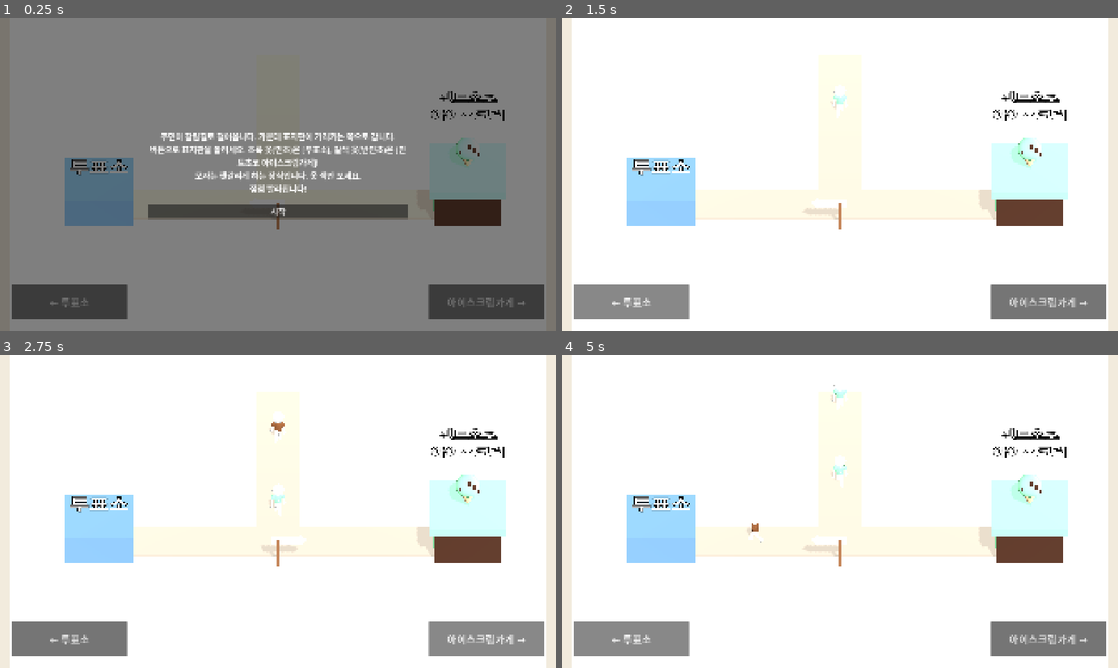
Above: before the commit, frames 1-4 (two rows, left to right).
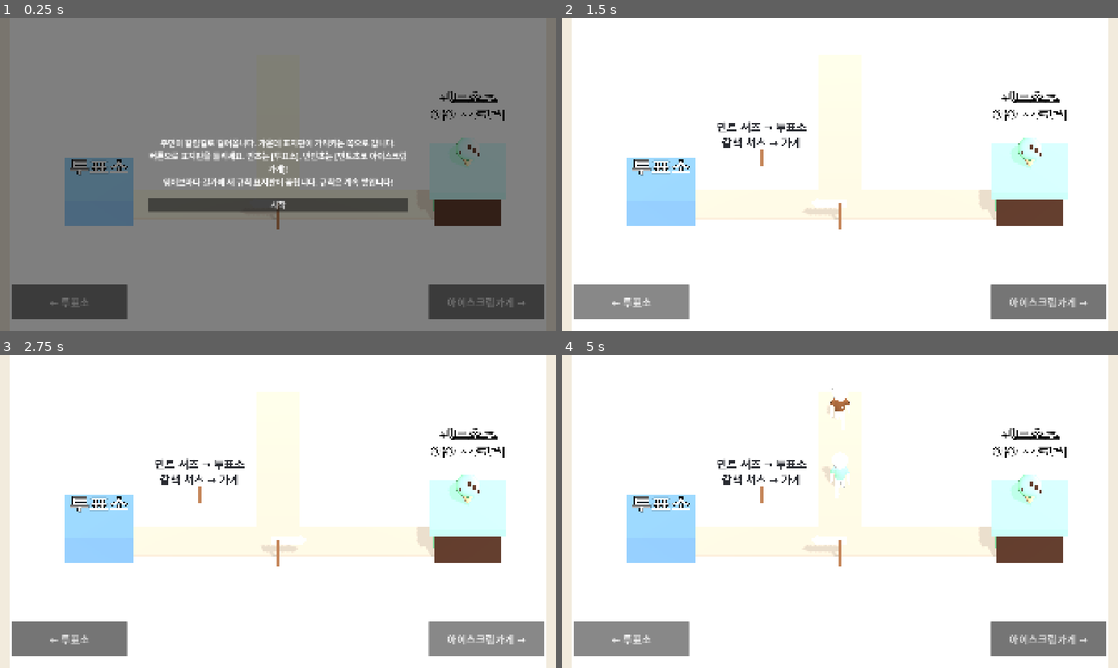
Above: after the commit, the same moments.

Repository: hahaha13791/mincho-game
Game: Godot game, scene res://minigames/mad_rat/mad_rat.tscn
Two runs of this game, one before a commit and one after it. Both use one fixed random seed, a clock stepped at 60 frames per second and the inputs below. This scene is started directly instead of the project's main scene.
Inputs:
- Up to frame 1 (0.25 s): no input
- Up to frame 2 (1.5 s): click "시작" at 0.5 s; click "← 투표소" at 1.25 s
- Up to frame 3 (2.75 s): click "아이스크림가게 →" at 2 s
- Up to frame 4 (5 s): click "← 투표소" at 2.75 s; click "아이스크림가게 →" at 3.5 s; click "← 투표소" at 4.25 s

The runs differ from the first frame. In frame 1, 5.7% of the frame differs, in the area x 26-74%, y 36-64%; in frame 2, 0.5%; in frame 3, 0.5%; in frame 4, 0.8%.

Commit message:
feat(minigames/mad_rat): 웨이브식으로 바꾸고 웨이브마다 규칙 표지판이 꽂힘
- 4웨이브(5·6·7·8명), 웨이브마다 세로길 옆에 새 규칙 표지판이 떨어져 꽂히고 규칙이 쌓임
- 변칙: 반대 색 모자(무시), 코트(완장 색이 정체), 선글라스(셔츠 색 반대). 주민 한 명에 하나
- 완장·선글라스가 보이도록 주민 1.4배

Co-Authored-By: Claude Opus 5.5 <noreply@anthropic.com>

Diff:
--- a/minigames/mad_rat/mad_rat.gd
+++ b/minigames/mad_rat/mad_rat.gd
@@ -1,6 +1,7 @@
 extends Node3D
 ## 미친 쥐(id: mad_rat). 갈림길로 걸어오는 주민은 가운데 표지판이 가리키는 쪽으로 간다.
-## 버튼은 표지판만 돌린다. 민초(초록 옷)는 왼쪽 투표소, 반민초(갈색 옷)는 오른쪽 민트초코 아이스크림가게. 모자는 무시한다.
+## 버튼은 표지판만 돌린다. 민초는 왼쪽 투표소, 반민초는 오른쪽 민트초코 아이스크림가게.
+## 웨이브식: 웨이브가 시작될 때마다 세로길 옆에 새 규칙 표지판이 꽂히고, 규칙은 쌓인다(MadRatRules.Twist).
 
 enum State { TUTORIAL, PLAYING, ENDED }
 
@@ -12,14 +13,25 @@
 const EXIT_X: float = 6.5
 const SIGN_POS: Vector3 = Vector3(0.0, 0.0, 1.6) # 갈림길 바로 앞(카메라 쪽). 주민 길을 막지 않는다
 const SHOP_WAIT: float = 0.7 # 가게 앞에서 멈칫하는 시간
-const TUTORIAL_TEXT: String = "주민이 갈림길로 걸어옵니다. 가운데 표지판이 가리키는 쪽으로 갑니다.\n버튼으로 표지판을 돌리세요. 초록 옷(민초)은 [투표소], 갈색 옷(반민초)은 [민트초코 아이스크림가게]!\n모자는 헷갈리게 하는 장식입니다. 옷 색만 보세요.\n점점 빨라집니다!"
+const TUTORIAL_TEXT: String = "주민이 갈림길로 걸어옵니다. 가운데 표지판이 가리키는 쪽으로 갑니다.\n버튼으로 표지판을 돌리세요. 민초는 [투표소], 반민초는 [민트초코 아이스크림가게]!\n웨이브마다 길가에 새 규칙 표지판이 꽂힙니다. 규칙은 계속 쌓입니다!"
+# 웨이브 순서대로 꽂히는 규칙 표지판 [문구, 자리]. 세로길 양옆 빈 땅에 앞 왼쪽 → 앞 오른쪽 → 뒤 왼쪽 → 뒤 오른쪽
+const RULE_SIGNS: Array = [
+	["민트 셔츠 → 투표소\n갈색 셔츠 → 가게", Vector3(-3.5, 0.0, -2.6)],
+	["모자는 무시!", Vector3(3.5, 0.0, -2.6)],
+	["코트를 입었으면\n완장 색을 봐라", Vector3(-3.5, 0.0, -6.6)],
+	["선글라스 = 변장\n셔츠 색 반대로!", Vector3(3.5, 0.0, -6.6)],
+]
 
 @export var id: StringName = &"mad_rat"
 
 var _state: State = State.TUTORIAL
+var _wave: int = -1
+var _wave_left: int = 0 # 이번 웨이브에서 아직 안 나온 주민 수
 var _spawned: int = 0
+var _total: int = 0
 var _wrong: int = 0
 var _next_spawn: float = 0.0
+var _sfx: AudioStreamPlayer
 var _queue: Array[Villager] = [] # 갈림길에 가까운 주민이 앞(0번)
 var _sign_dir: MadRatRules.Dir = MadRatRules.Dir.LEFT
 var _sign_arrow: Node3D
@@ -34,6 +46,10 @@
 	$Sun.rotation_degrees = Vector3(-50.0, 20.0, 0.0)
 	_camera.look_at_from_position(Vector3(0.0, 9.0, 8.0), Vector3(0.0, 0.0, -2.0))
 	_build_visuals()
+	_sfx = AudioStreamPlayer.new()
+	add_child(_sfx)
+	for n in CONFIG.wave_counts:
+		_total += n
 	$HUD/LeftButton.pressed.connect(_turn_sign.bind(MadRatRules.Dir.LEFT))
 	$HUD/RightButton.pressed.connect(_turn_sign.bind(MadRatRules.Dir.RIGHT))
 	Tutorial.open(self, TUTORIAL_TEXT, _start)
@@ -42,33 +58,51 @@
 func _process(delta: float) -> void:
 	if _state != State.PLAYING:
 		return
-	var p: float = float(_spawned) / CONFIG.villager_count
-	if _spawned < CONFIG.villager_count:
+	if _wave_left > 0:
 		_next_spawn -= delta
 		if _next_spawn <= 0.0:
-			_spawn(p)
-			_next_spawn = lerpf(CONFIG.gap_start, CONFIG.gap_end, p)
-	var step: float = lerpf(CONFIG.speed_start, CONFIG.speed_end, p) * delta
+			_spawn()
+			_next_spawn = CONFIG.wave_gap[_wave]
+	var step: float = CONFIG.wave_speed[_wave] * delta
 	for v in _queue:
 		v.position.z += step
 	if not _queue.is_empty() and _queue[0].position.z >= JUNCTION_Z:
 		_send(_queue.pop_front())
-	if _spawned >= CONFIG.villager_count and _queue.is_empty() and _villagers.get_child_count() == 0:
-		_finish() # 마지막 주민이 가게로 끌려 들어가는 것까지 보고 끝낸다
+	if _wave_left == 0 and _queue.is_empty() and _villagers.get_child_count() == 0:
+		# 이번 웨이브 마지막 주민이 가게로 끌려 들어가는 것까지 보고 넘어간다
+		if _wave + 1 < CONFIG.wave_counts.size():
+			_begin_wave(_wave + 1)
+		else:
+			_finish()
 
 
 func _start() -> void:
 	_state = State.PLAYING
+	_begin_wave(0)
+
+
+func _begin_wave(w: int) -> void:
+	_wave = w
+	_wave_left = CONFIG.wave_counts[w]
+	_next_spawn = CONFIG.wave_pause
+	_hint.text = "새 규칙!" if w > 0 else ""
+	_plant_sign(w)
 	_refresh()
 
 
-func _spawn(p: float) -> void:
+func _spawn() -> void:
 	var v: Villager = VILLAGER.instantiate()
 	_villagers.add_child(v)
 	v.position = Vector3(0.0, 0.0, SPAWN_Z)
-	v.setup(randf() < CONFIG.mincho_ratio, randf() < lerpf(CONFIG.decoy_start, CONFIG.decoy_end, p))
+	var twist: MadRatRules.Twist = MadRatRules.Twist.NONE
+	var unlocked: Array[MadRatRules.Twist] = MadRatRules.unlocked_twists(_wave)
+	if not unlocked.is_empty() and randf() < CONFIG.twist_ratio:
+		twist = unlocked.pick_random()
+	v.setup(randf() < CONFIG.mincho_ratio, twist)
 	_queue.append(v)
+	_wave_left -= 1
 	_spawned += 1
+	_hint.text = ""
 	_refresh()
 
 
@@ -120,7 +154,7 @@
 
 
 func _refresh() -> void:
-	$HUD/ProgressLabel.text = "%d / %d명  실수 %d" % [_spawned, CONFIG.villager_count, _wrong]
+	$HUD/ProgressLabel.text = "웨이브 %d / %d   %d / %d명  실수 %d" % [_wave + 1, CONFIG.wave_counts.size(), _spawned, _total, _wrong]
 
 
 # --- 화면 ---
@@ -216,6 +250,39 @@
 	shop_label.position = Vector3(shop_x, 4.6, JUNCTION_Z - 1.5) # 콘 뒤쪽 위. 위에서 보는 카메라라 콘과 겹치지 않게
 	add_child(shop_label)
 
+	_build_turn_sign()
+
+
+# 규칙 표지판: 위에서 떨어져 땅에 쿵 꽂힌다. 꽂힌 표지판은 끝까지 남는다
+func _plant_sign(w: int) -> void:
+	var s: Node3D = Node3D.new()
+	add_child(s)
+	var post: MeshInstance3D = _box(Vector3(0.18, 1.6, 0.18), PALETTE.wood)
+	post.position.y = 0.8
+	s.add_child(post)
+	var board: Node3D = Node3D.new()
+	board.position.y = 1.9
+	board.rotation.x = deg_to_rad(-25.0) # 위에서 내려다보는 카메라 쪽으로 살짝 눕힌다
+	s.add_child(board)
+	board.add_child(_box(Vector3(4.0, 1.4, 0.1), PALETTE.paper))
+	var label: Label3D = Label3D.new()
+	label.text = RULE_SIGNS[w][0]
+	label.font_size = 50
+	label.pixel_size = 0.01
+	label.outline_size = 0
+	label.modulate = PALETTE.stamp
+	label.position.z = 0.06
+	board.add_child(label)
+	var ground: Vector3 = RULE_SIGNS[w][1]
+	s.position = ground + Vector3(0.0, 8.0, 0.0)
+	var t: Tween = create_tween()
+	t.tween_property(s, "position", ground, 0.3).set_ease(Tween.EASE_IN).set_trans(Tween.TRANS_QUAD)
+	t.tween_callback(Beep.play.bind(_sfx, 80.0, 0.2))
+	t.tween_property(s, "scale", Vector3(1.1, 0.85, 1.1), 0.06)
+	t.tween_property(s, "scale", Vector3.ONE, 0.15).set_trans(Tween.TRANS_BACK).set_ease(Tween.EASE_OUT)
+
+
+func _build_turn_sign() -> void:
 	# 표지판: 기둥 + 회전하는 화살표 판. rotation.y 0 = 왼쪽(투표소), PI = 오른쪽(가게)
 	var post: MeshInstance3D = _box(Vector3(0.15, 1.6, 0.15), PALETTE.wood)
 	post.position = SIGN_POS + Vector3(0.0, 0.8, 0.0)
--- a/minigames/mad_rat/mad_rat_config.gd
+++ b/minigames/mad_rat/mad_rat_config.gd
@@ -1,14 +1,12 @@
 class_name MadRatConfig
 extends Resource
-## 미친 쥐 수치. 플레이 테스트로 여기서만 조정한다.
+## 미친 쥐 수치. 플레이 테스트로 여기서만 조정한다. 웨이브 배열은 길이를 맞춘다(웨이브 수 = wave_counts 길이)
 
-@export var villager_count: int = 20
-@export var mincho_ratio: float = 0.5 ## 민초 옷 주민 비율
-@export var speed_start: float = 3.0 ## 걷는 속도 (진행에 따라 end까지 빨라짐)
-@export var speed_end: float = 7.0
-@export var gap_start: float = 1.5 ## 다음 주민이 나오는 간격(초)
-@export var gap_end: float = 0.55
-@export var decoy_start: float = 0.0 ## 헷갈리는 모자를 쓴 주민 비율
-@export var decoy_end: float = 0.5
+@export var wave_counts: Array[int] = [5, 6, 7, 8] ## 웨이브마다 주민 수
+@export var wave_speed: Array[float] = [3.0, 4.0, 5.0, 6.0] ## 웨이브마다 걷는 속도
+@export var wave_gap: Array[float] = [1.5, 1.2, 0.95, 0.75] ## 웨이브마다 다음 주민이 나오는 간격(초)
+@export var wave_pause: float = 2.5 ## 새 규칙 표지판이 꽂힌 뒤 첫 주민이 나오기까지(초)
+@export var mincho_ratio: float = 0.5 ## 민초 주민 비율
+@export var twist_ratio: float = 0.6 ## 웨이브 2부터 변칙(모자·코트·선글라스)이 붙는 주민 비율
 @export var perfect_wrong: int = 0 ## 틀린 수가 이 이하면 완전범죄
 @export var success_wrong: int = 3 ## 틀린 수가 이 이하면 미션성공, 넘으면 적발
--- a/minigames/mad_rat/mad_rat_rules.gd
+++ b/minigames/mad_rat/mad_rat_rules.gd
@@ -2,11 +2,20 @@
 extends RefCounted
 
 enum Dir { LEFT, RIGHT } # LEFT = 투표소, RIGHT = 민트초코 아이스크림가게
+## 주민 한 명에게 붙는 헷갈리는 변칙. 웨이브마다 하나씩 열린다
+## HAT = 반대 색 모자(무시), COAT = 코트로 셔츠를 가림(완장 색이 정체), GLASSES = 선글라스 변장(셔츠 색이 반대)
+enum Twist { NONE, HAT, COAT, GLASSES }
 
 
-## 옷 색이 기준이다(모자는 무시). 민초는 투표소로, 반민초는 아이스크림가게로 보낸다
+## 정체(is_mincho) 기준이다. 민초는 투표소로, 반민초는 아이스크림가게로 보낸다
 static func is_correct(is_mincho: bool, dir: Dir) -> bool:
 	return (dir == Dir.LEFT) == is_mincho
+
+
+## 웨이브 wave(0부터)에서 나올 수 있는 변칙. 웨이브 0은 없음, 이후 하나씩 늘어난다
+static func unlocked_twists(wave: int) -> Array[Twist]:
+	var all: Array[Twist] = [Twist.HAT, Twist.COAT, Twist.GLASSES]
+	return all.slice(0, clampi(wave, 0, all.size()))
 
 
 ## wrong = 잘못 보냈거나 놓친 주민 수
--- a/minigames/mad_rat/test_rules.gd
+++ b/minigames/mad_rat/test_rules.gd
@@ -18,6 +18,15 @@
 	_check(MadRatRules.judge(0, 0, 3) == Grade.Rank.PERFECT, "무실수는 완전범죄")
 	_check(MadRatRules.judge(3, 0, 3) == Grade.Rank.SUCCESS, "경계값은 미션성공")
 	_check(MadRatRules.judge(4, 0, 3) == Grade.Rank.CAUGHT, "초과는 적발")
+	_check(MadRatRules.unlocked_twists(0).is_empty(), "웨이브 1은 변칙 없음")
+	_check(MadRatRules.unlocked_twists(1) == [MadRatRules.Twist.HAT], "웨이브 2는 모자만")
+	_check(MadRatRules.unlocked_twists(3).size() == 3, "웨이브 4는 변칙 전부")
+	_check(MadRatRules.unlocked_twists(9).size() == 3, "웨이브가 더 많아도 변칙은 셋")
+
+	var cfg: MadRatConfig = load("res://minigames/mad_rat/mad_rat_config.tres")
+	var n: int = cfg.wave_counts.size()
+	_check(cfg.wave_speed.size() == n and cfg.wave_gap.size() == n, "웨이브 배열 길이가 같음")
+	_check(n <= 4, "규칙 표지판(4개)보다 웨이브가 많지 않음")
 
 	print("TEST OK" if _fails == 0 else "TEST FAILED: %d" % _fails)
 	quit(_fails)
--- a/minigames/mad_rat/villager.gd
+++ b/minigames/mad_rat/villager.gd
@@ -7,6 +7,7 @@
 
 var is_mincho: bool = true
 
+
 @onready var _figure: Node3D = $Figure
 
 
@@ -14,15 +15,22 @@
 	FigureLook.play(_figure, "walk")
 
 
-## 옷 색은 is_mincho가 정한다. decoy_hat이면 반대 편 색 모자를 쓴다(헷갈리게 하는 단서, 판정에는 무관)
-func setup(mincho: bool, decoy_hat: bool) -> void:
+## 정체는 mincho. 변칙(twist)에 따라 겉모습만 바뀐다(판정 규칙은 MadRatRules.Twist 설명)
+func setup(mincho: bool, twist: MadRatRules.Twist) -> void:
 	is_mincho = mincho
-	var outfit: Dictionary = {
-		"Body": PALETTE.doll,
-		"Shirt": PALETTE.mincho if mincho else PALETTE.anti_mincho,
-	}
-	if decoy_hat:
-		outfit["Hat"] = PALETTE.anti_mincho if mincho else PALETTE.mincho
+	var own: Color = PALETTE.mincho if mincho else PALETTE.anti_mincho
+	var other: Color = PALETTE.anti_mincho if mincho else PALETTE.mincho
+	var outfit: Dictionary = {"Body": PALETTE.doll, "Shirt": own}
+	match twist:
+		MadRatRules.Twist.HAT:
+			outfit["Hat"] = other
+		MadRatRules.Twist.COAT:
+			outfit.erase("Shirt")
+			outfit["Coat"] = PALETTE.suit
+			outfit["Armband"] = own
+		MadRatRules.Twist.GLASSES:
+			outfit["Shirt"] = other
+			outfit["Sunglasses"] = PALETTE.sunglasses
 	FigureLook.dress(_figure, outfit)
 
 
@@ -35,7 +43,7 @@
 	label.pixel_size = 0.01
 	label.outline_size = 24
 	label.billboard = BaseMaterial3D.BILLBOARD_ENABLED
-	label.position.y = 2.6
+	label.position.y = 3.3
 	add_child(label)
 	label.scale = Vector3.ZERO
 	create_tween().tween_property(label, "scale", Vector3.ONE, 0.15).set_trans(Tween.TRANS_BACK).set_ease(Tween.EASE_OUT)
--- a/minigames/mad_rat/villager.tscn
+++ b/minigames/mad_rat/villager.tscn
@@ -7,3 +7,4 @@
 script = ExtResource("1")
 
 [node name="Figure" parent="." instance=ExtResource("2")]
+transform = Transform3D(1.4, 0, 0, 0, 1.4, 0, 0, 0, 1.4, 0, 0, 0)
Not shown, changed: .claude/CLAUDE.md
Not shown, changed: docs/todo/progress.md
Not shown, changed: docs/기획서.md
